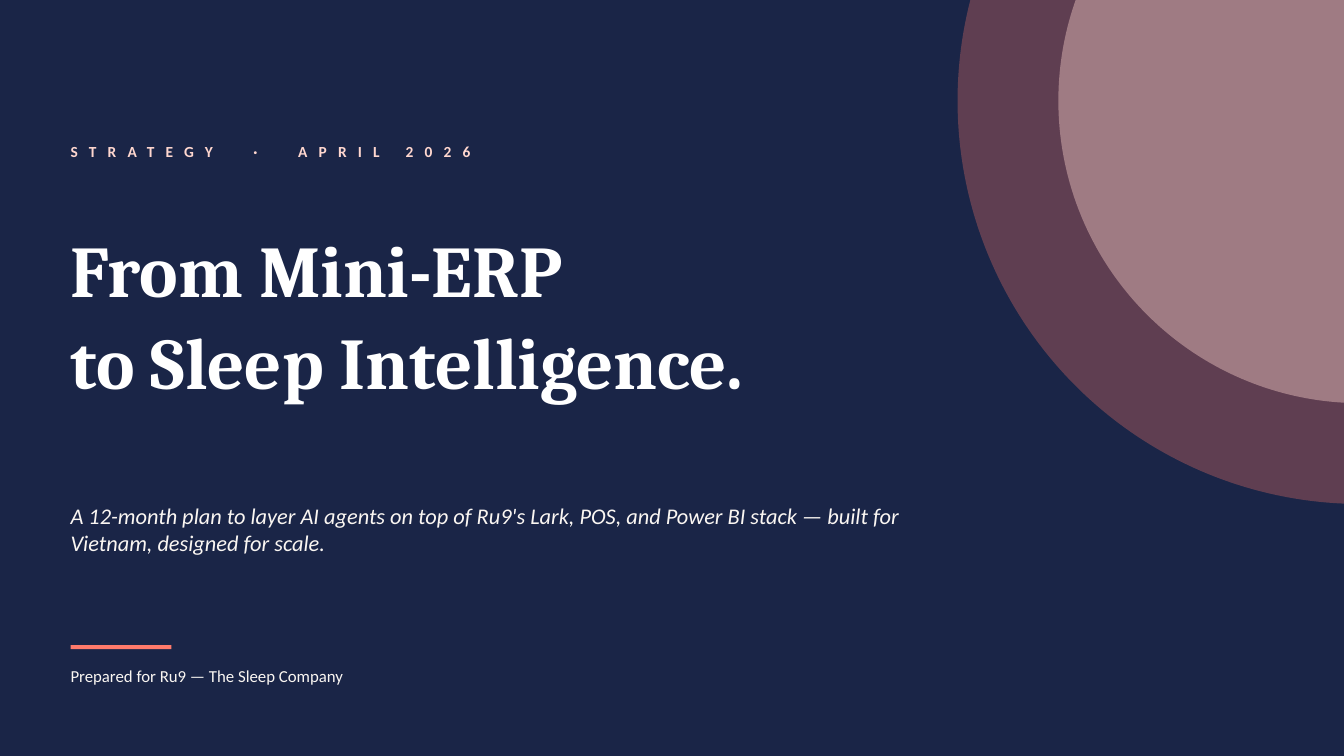
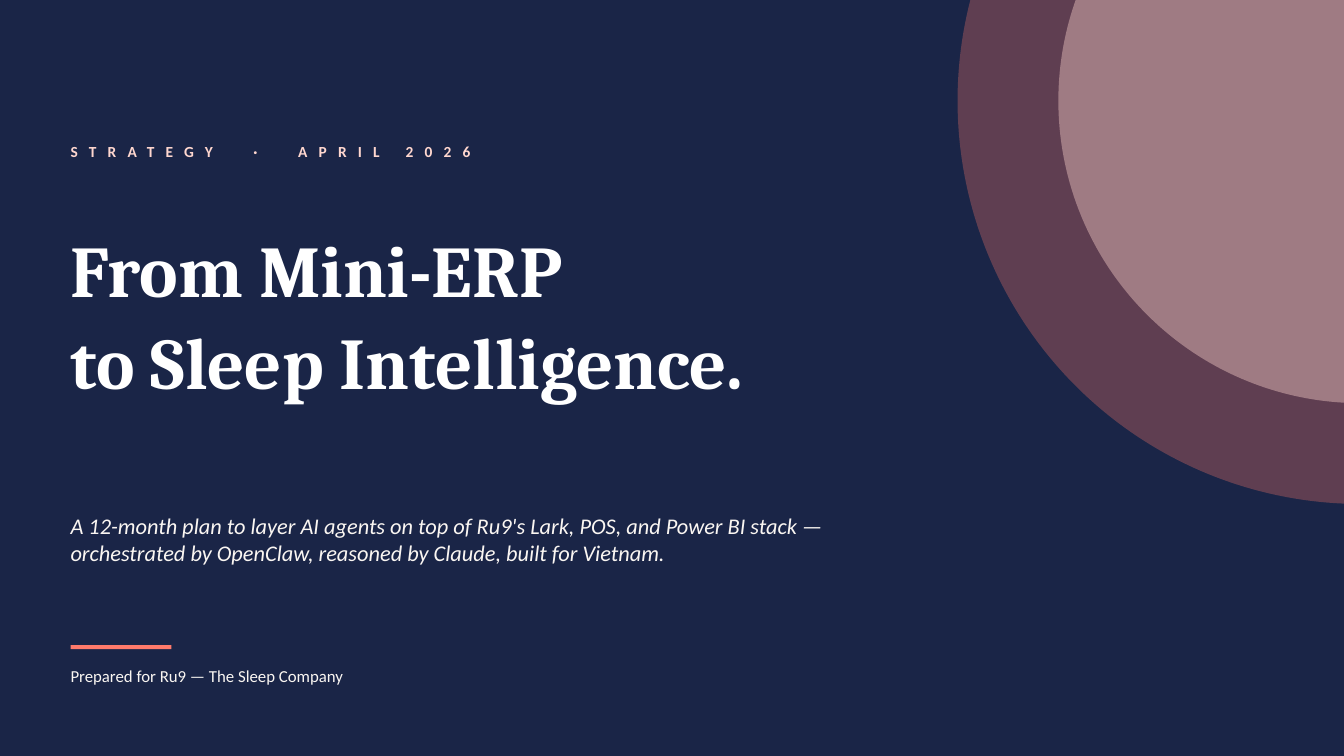
Before and after one commit to kisu-io/ru9-strategy, a slide deck: slide 1 of Ru9_AI_Agent_Strategy.pptx. Drawn at 1344x756 pixels with LibreOffice and Linux fonts; fonts in the diff are those of the drawing. Boxes give left, top, right and bottom in pixels: in the first picture for what was removed or moved away, otherwise in the second. Text is boxed around its words. In the diff, an @@ line names an element or a change of style, - is before the commit and + after.

```diff
--- a/Ru9_AI_Agent_Strategy.pptx
+++ b/Ru9_AI_Agent_Strategy.pptx
@@ text at (71,518,797,565): text changed @@
-A 12-month plan to layer AI agents on top of Ru9's Lark, POS, and Power BI stack — built for Vietnam, designed for scale.
+A 12-month plan to layer AI agents on top of Ru9's Lark, POS, and Power BI stack — orchestrated by OpenClaw, reasoned by Claude, built for Vietnam.
```
Also in this commit, not shown: 5 other slides changed, 1 slide added.
